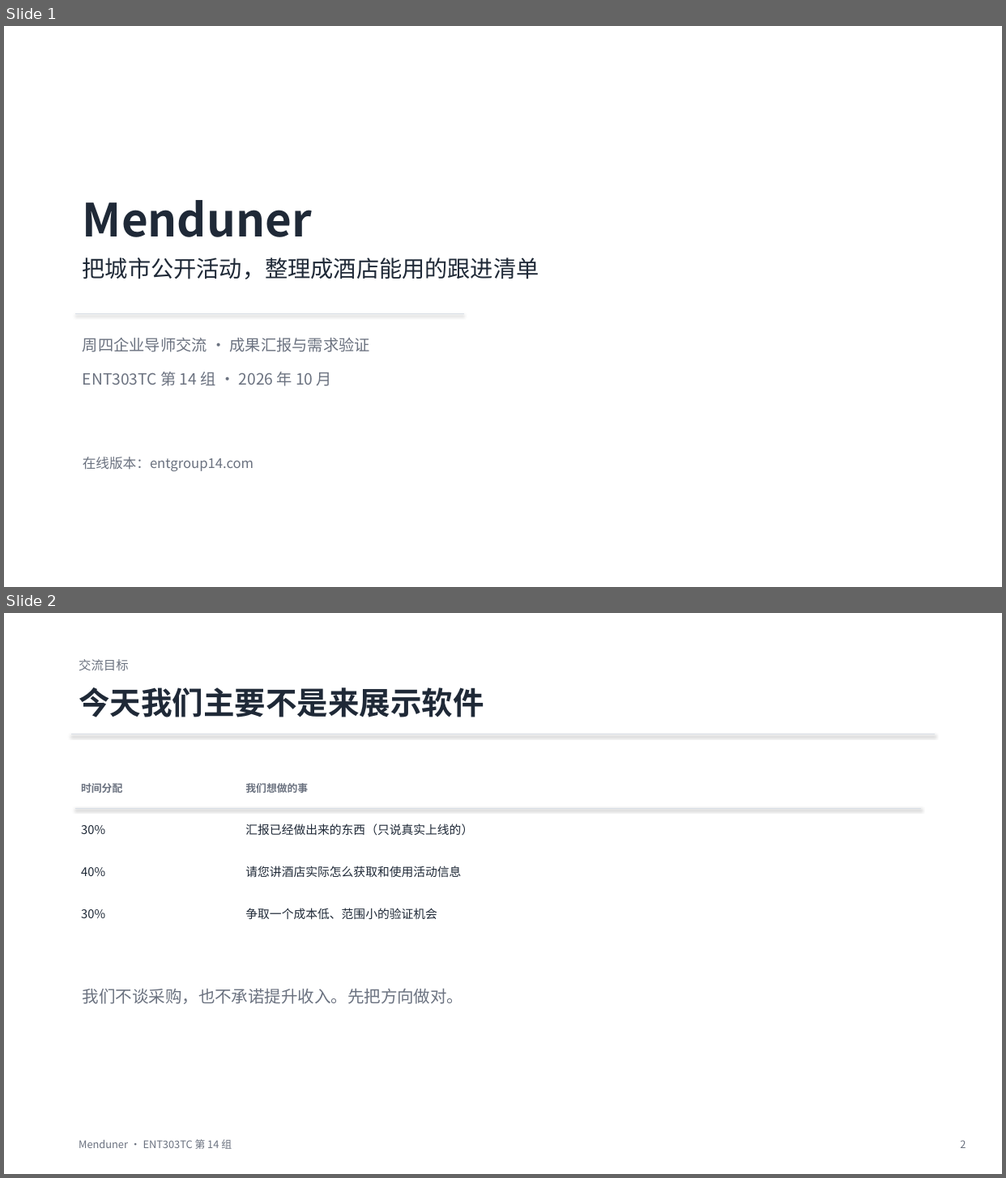
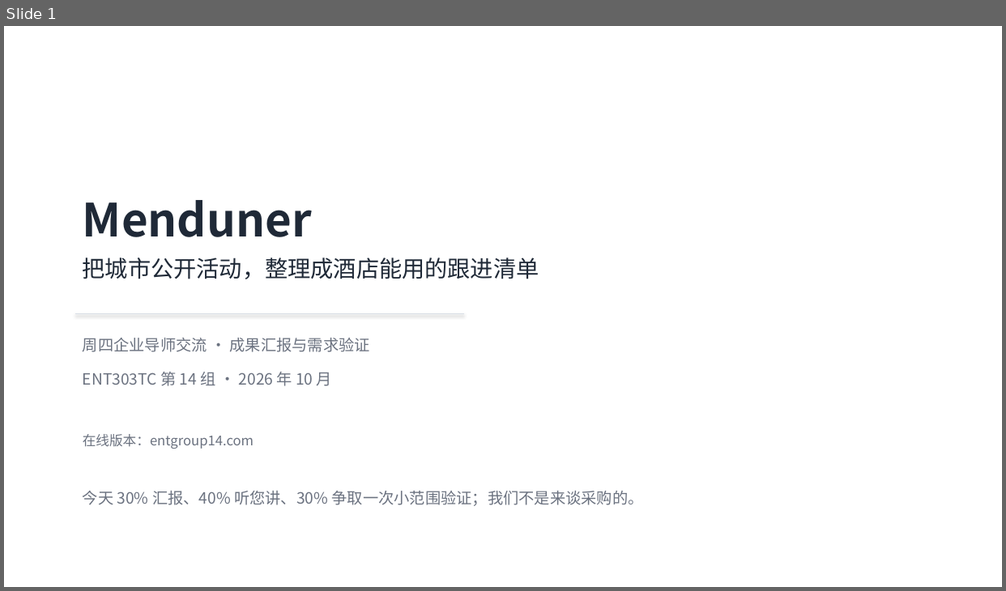
Before and after one commit to Haoran-Ding23/Menduner, a slide deck: deliverables/Menduner_企业导师交流.pptx. Shown one above the other, each under a label of ours: slides 1 and 2 before the commit, slide 1 after it. The pictures are 1006x1178 and 1006x591 pixels, drawn with LibreOffice and Linux fonts; fonts in the diff are those of the drawing. Boxes give left, top, right and bottom in pixels: in the first picture for what was removed or moved away, otherwise in the second. Text is boxed around its words. In the diff, an @@ line names an element or a change of style, - is before the commit and + after.

Commit message:
按 GPT Round 13 审核意见修订：PPT 压到 10 页、改写易被反驳的一句、三个问题调整时机
GPT 提出的三点与处理：
1. 最易被反驳的是「每日快照 3 份可看新增/改期/消失」→ 已改写为「已积累 3 份历史快照，可比较对应
   时间区间内观察到的信息变化；未再次采集到的活动标【待核验】，不直接判定为取消」
2. 15 页偏多 → 压到 10 页：删第 2 页(30/40/30 并入封面)、第 5 页(演示路径并入动作一眉标)、
   第 9 页(六个功能页说明移入 Word 附录)、第 10 页(边界并入产品定位页)、第 13 页(路线图保留在 Word)
3. Word 三个问题调整：Q3 改为「目前活动信息获取中哪个环节最耗费时间」（不质疑对方工作）；
   Q8 改为先问行业通用评估方法（不打听 ADR/RevPAR 敏感数据）；Q10 标注「试点有反馈之后再问」；
   并在顺序原则里写明首访只问 1、2、4、5、6 五题

校验：PPT 10 页、无元素越界、结构检查通过；DOCX 新增第七节功能页说明表，结构检查通过。
新增 scripts/patch_mentor_round13.py 与 patch_mentor_pages.py（保留改法可追溯）。

```diff
--- a/deliverables/Menduner_企业导师交流.pptx
+++ b/deliverables/Menduner_企业导师交流.pptx
@@ slide 2 removed at bbox=[4, 613, 1002, 1174], background #FFFFFF @@
@@ text removed at bbox=[79, 659, 129, 671] @@
-交流目标
@@ text removed at bbox=[79, 688, 484, 717] @@
-今天我们主要不是来展示软件
@@ line removed from (71, 735) to (935, 735) @@
@@ table removed at bbox=[75, 766, 921, 934], 4 rows, 2 columns @@
-时间分配 | 我们想做的事
-30% | 汇报已经做出来的东西（只说真实上线的）
-40% | 请您讲酒店实际怎么获取和使用活动信息
-30% | 争取一个成本低、范围小的验证机会
@@ line removed from (75, 808) to (921, 808) @@
@@ text removed at bbox=[83, 989, 464, 1004] @@
-我们不谈采购，也不承诺提升收入。先把方向做对。
@@ text removed at bbox=[79, 1139, 232, 1149] @@
-Menduner · ENT303TC 第 14 组
@@ text removed at bbox=[960, 1140, 965, 1148] @@
-2
@@ slide 1 changed as well @@
@@ text "在线版本：entgroup14.com": place and size @@
-text "在线版本：entgroup14.com" at bbox=[83, 457, 253, 472]
+text "在线版本：entgroup14.com" at bbox=[83, 434, 253, 449]
@@ text added at bbox=[83, 491, 644, 506], 15 pt, text #6B7280 @@
+今天 30% 汇报、40% 听您讲、30% 争取一次小范围验证；我们不是来谈采购的。
```
Also in this commit, not shown: 8 other slides changed, 4 other slides removed, 4 other files.
